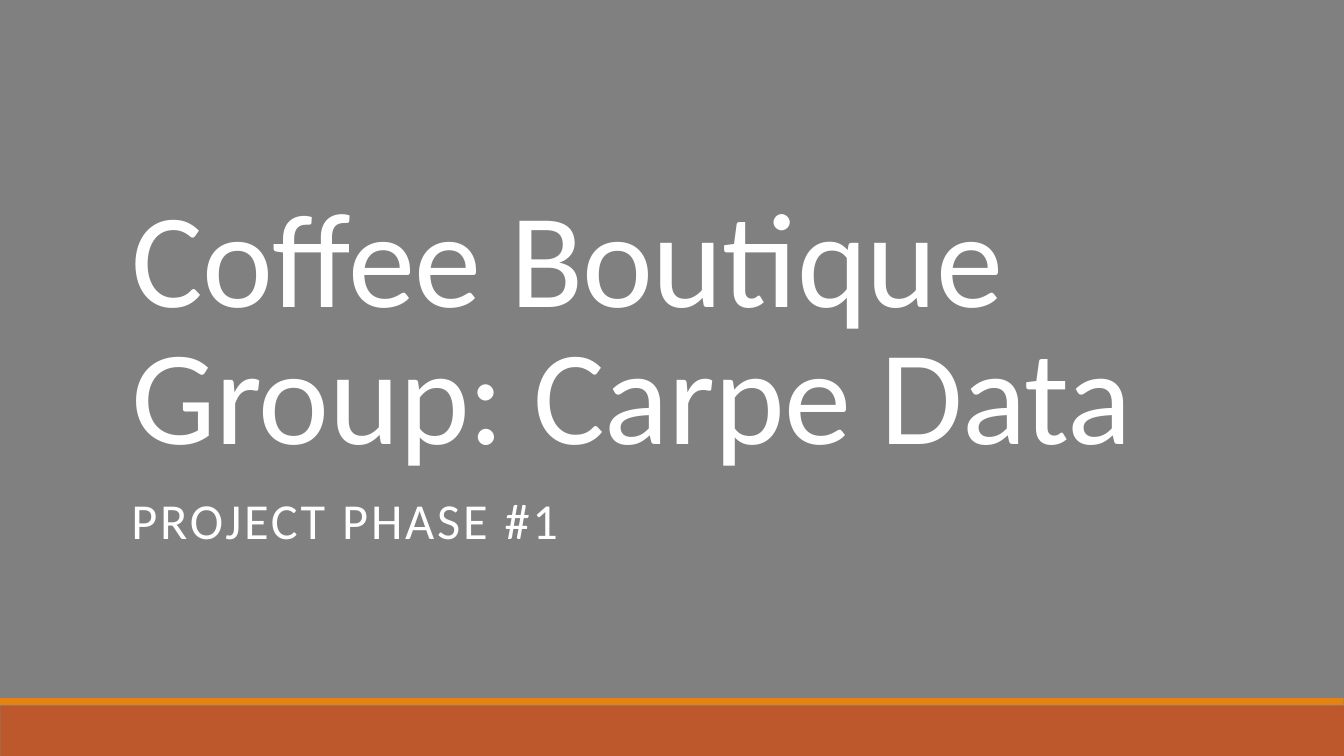
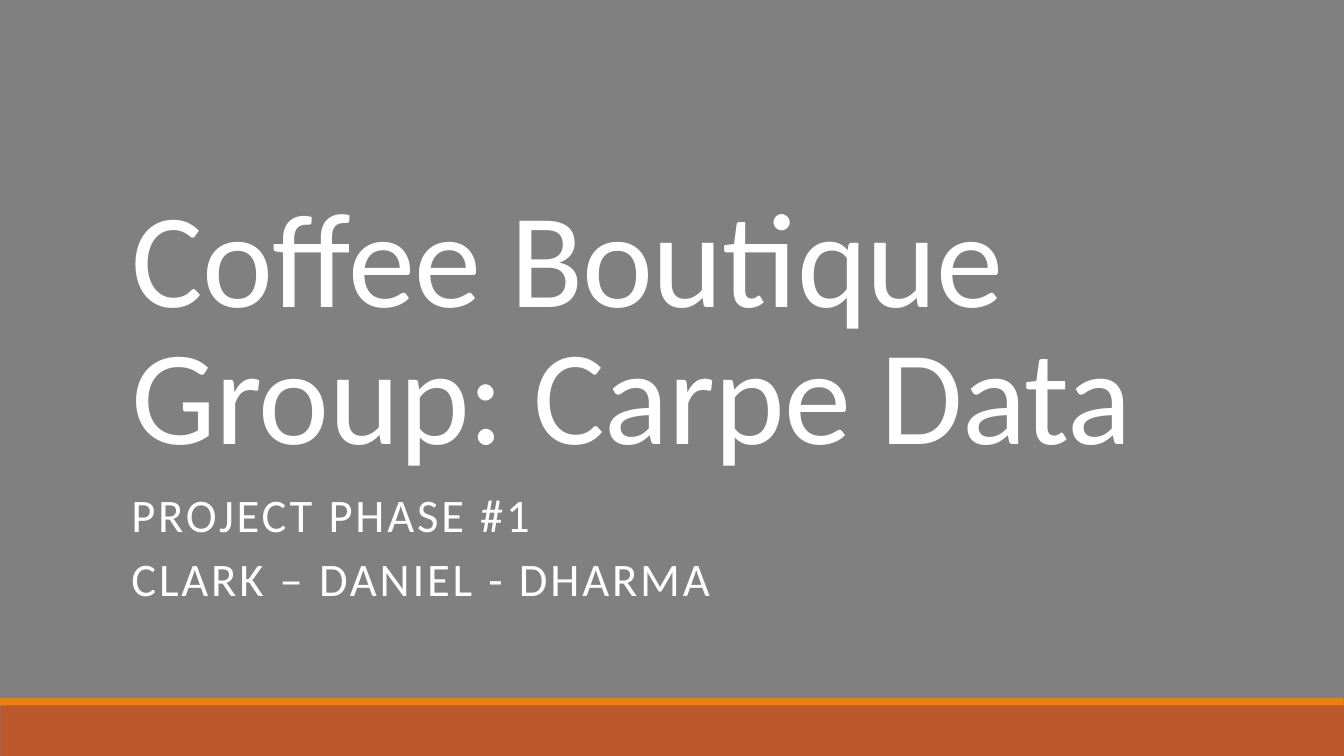
Before and after one commit to cnecciai/BoutiqueCoffee, a slide deck: slide 1 of Project/ER Model.pptx. Drawn at 1344x756 pixels with LibreOffice and Linux fonts; fonts in the diff are those of the drawing. Boxes give left, top, right and bottom in pixels: in the first picture for what was removed or moved away, otherwise in the second. Text is boxed around its words. In the diff, an @@ line names an element or a change of style, - is before the commit and + after.

```diff
--- a/Project/ER Model.pptx
+++ b/Project/ER Model.pptx
@@ subtitle at [131,500,530,532]: size 36 to 33.3 pt in "PROJECT PHASE #1"; line spacing 0.9 to 0.8 @@
@@ subtitle at [131,566,710,596]: paragraph added @@
+CLARK – DANIEL - DHARMA
```
Also in this commit, not shown: 2 other slides changed, 3 other files.
